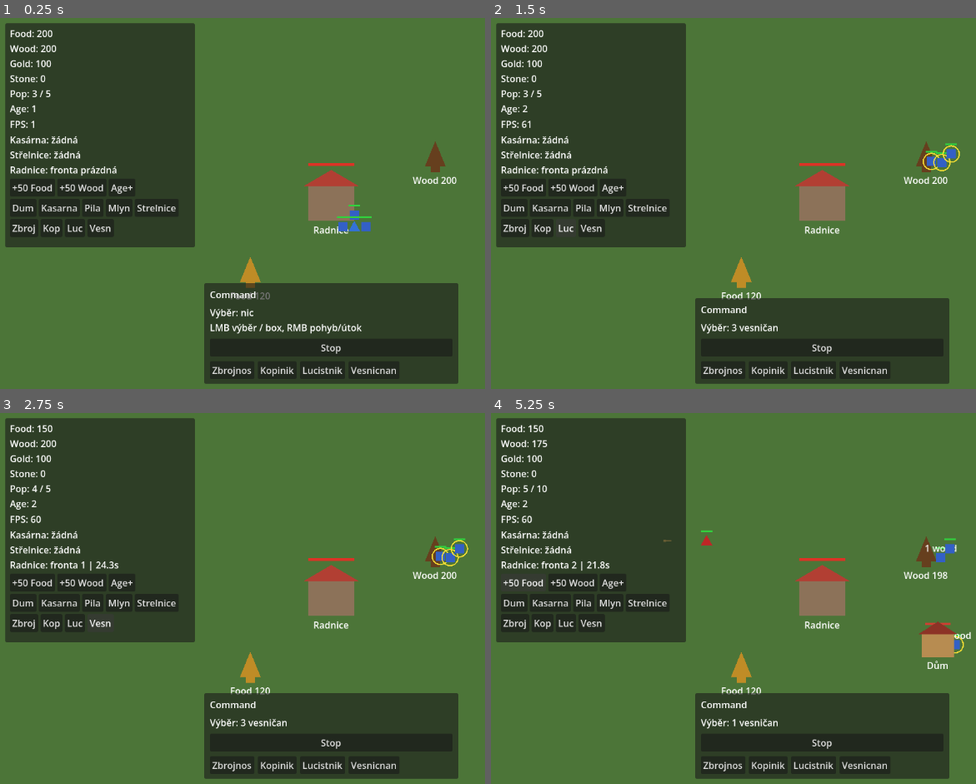
Above: before the commit, frames 1-4 (two rows, left to right).
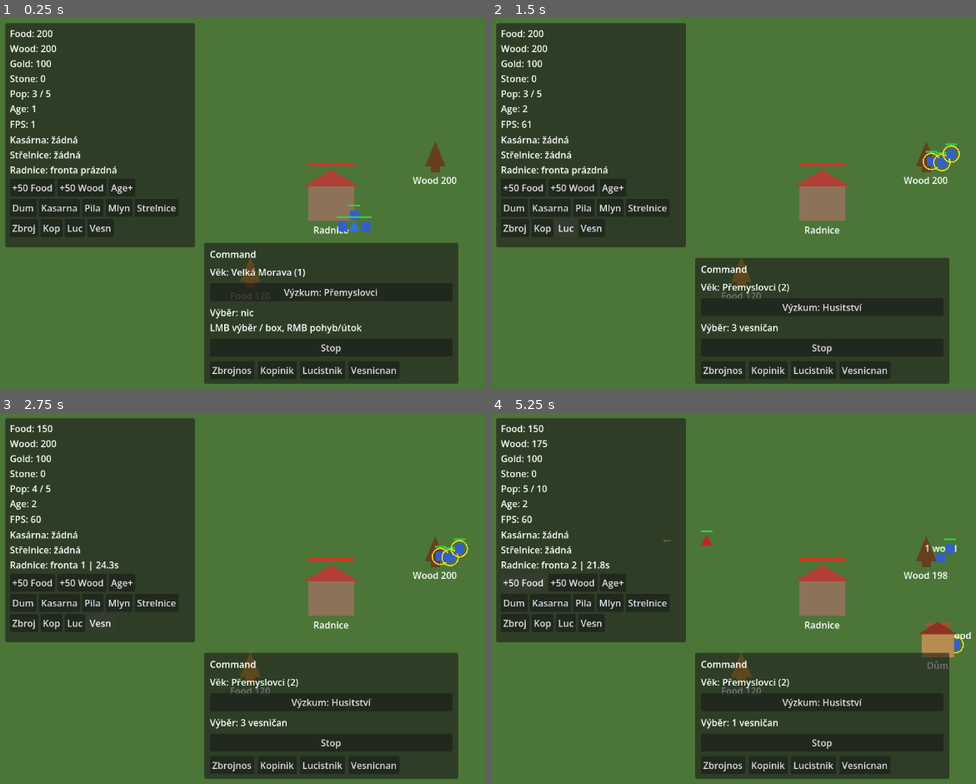
Above: after the commit, the same moments.

Repository: Kosino/ceske-srdce
Game: Godot game, scene res://scenes/map/Map.tscn
The game is run twice, just before and just after one commit, with the same random seed, the same clock (stepped at 60 frames per second) and the same inputs.
Inputs (mouse positions are in pixels of both pictures, inside the frame that each line leads up to):
- Up to frame 1 (0.25 s): no input
- Up to frame 2 (1.5 s): click "Age+" at 0.5 s; click "Luc" at 1.25 s
- Up to frame 3 (2.75 s): click "Vesn" at 2 s
- Up to frame 4 (5.25 s): click (820, 702) at 2.75 s, where only the run after the commit has a clickable "Výzkum: Husitství"; click "Lucistnik" at 3.5 s; click "Vesnicnan" at 4.25 s; click "+50 Food" at 5 s

The runs differ from the first frame. In frame 1, 6.0% of the frame differs, in the area x 42-95%, y 60-76%; in frame 2, 5.9%; in frame 3, 5.9%; in frame 4, 6.0%.

Commit message:
Fáze 2: věky — research v Radnici a AgeData unlocky
Wire age advance through Radnice research (cost/time, blocks villager
training), 2-building gate, CommandPanel age UI, and one AgeData table
for building/unit unlocks. Ages 1–2 fully wired; 3–4 data-only. NÁVRH
AoE2-like numbers documented in DESIGN.md. Headless smoke covers
research, gate, and locked placement.

Co-authored-by: Kosino <Kosino@users.noreply.github.com>

Diff:
--- a/autoload/GameManager.gd
+++ b/autoload/GameManager.gd
@@ -63,8 +63,53 @@
 	population_changed.emit()
 
 
+func get_age_name() -> String:
+	return AgeData.age_name(current_age)
+
+
+func is_building_unlocked(building_id: String) -> bool:
+	return AgeData.is_building_unlocked(building_id, current_age)
+
+
+func is_unit_unlocked(unit_id: String) -> bool:
+	return AgeData.is_unit_unlocked(unit_id, current_age)
+
+
+## Count complete player buildings introduced in `age` (excludes Radnice / DropOff).
+func count_age_buildings(age: int, tree: SceneTree = null) -> int:
+	var scene_tree := tree if tree else get_tree()
+	if scene_tree == null:
+		return 0
+	var count := 0
+	for n in scene_tree.get_nodes_in_group("player_buildings"):
+		if n is DropOff:
+			continue
+		if not (n is Building):
+			continue
+		var b := n as Building
+		if not b.is_complete:
+			continue
+		if b.building_id == "":
+			continue
+		if AgeData.building_unlock_age(b.building_id) == age:
+			count += 1
+	return count
+
+
+func can_research_next_age(tree: SceneTree = null) -> bool:
+	if current_age >= AgeData.MAX_AGE:
+		return false
+	var def := AgeData.research_def_for_next(current_age)
+	if def.is_empty():
+		return false
+	if not can_afford(def.get("cost", {})):
+		return false
+	return count_age_buildings(current_age, tree) >= AgeData.BUILDINGS_REQUIRED_TO_ADVANCE
+
+
 func advance_age() -> void:
-	if current_age >= 4:
+	if current_age >= AgeData.MAX_AGE:
 		return
 	current_age += 1
 	age_changed.emit()
+	print("[AGE] advanced to %d (%s)" % [current_age, get_age_name()])
--- a/scenes/map/Map.tscn
+++ b/scenes/map/Map.tscn
@@ -54,7 +54,7 @@
 anchor_right = 0.5
 anchor_bottom = 1.0
 offset_left = -220.0
-offset_top = -160.0
+offset_top = -200.0
 offset_right = 220.0
 offset_bottom = -12.0
 grow_horizontal = 2
@@ -75,6 +75,16 @@
 [node name="CommandTitle" type="Label" parent="UI/CommandPanel/CommandMargin/CommandVBox"]
 layout_mode = 2
 text = "Command"
+
+[node name="AgeLabel" type="Label" parent="UI/CommandPanel/CommandMargin/CommandVBox"]
+unique_name_in_owner = true
+layout_mode = 2
+text = "Vek: Velka Morava (1)"
+
+[node name="ResearchAgeButton" type="Button" parent="UI/CommandPanel/CommandMargin/CommandVBox"]
+unique_name_in_owner = true
+layout_mode = 2
+text = "Vyzkum veku"
 
 [node name="CommandSummary" type="Label" parent="UI/CommandPanel/CommandMargin/CommandVBox"]
 unique_name_in_owner = true
@@ -105,6 +115,7 @@
 layout_mode = 2
 text = "Vesnicnan"
 
+[connection signal="pressed" from="UI/CommandPanel/CommandMargin/CommandVBox/ResearchAgeButton" to="UI/CommandPanel" method="_on_research_age_pressed"]
 [connection signal="pressed" from="UI/CommandPanel/CommandMargin/CommandVBox/StopButton" to="UI/CommandPanel" method="_on_stop_pressed"]
 [connection signal="pressed" from="UI/CommandPanel/CommandMargin/CommandVBox/TrainRow/TrainSoldier" to="UI/CommandPanel" method="_on_train_soldier_pressed"]
 [connection signal="pressed" from="UI/CommandPanel/CommandMargin/CommandVBox/TrainRow/TrainSpearman" to="UI/CommandPanel" method="_on_train_spearman_pressed"]
--- a/scripts/buildings/ArcheryRange.gd
+++ b/scripts/buildings/ArcheryRange.gd
@@ -49,6 +49,11 @@
 	if unit_id not in UNIT_DEFS:
 		NotificationManager.show_message("Střelnice trénuje jen lučištníky.")
 		return false
+	if not GameManager.is_unit_unlocked(unit_id):
+		NotificationManager.show_message(
+			"Zamčeno do věku %s." % AgeData.age_name(AgeData.unit_unlock_age(unit_id))
+		)
+		return false
 	if queue.size() >= MAX_QUEUE:
 		NotificationManager.show_message("Fronta střelnice je plná.")
 		return false
--- a/scripts/buildings/Barracks.gd
+++ b/scripts/buildings/Barracks.gd
@@ -62,6 +62,11 @@
 		return false
 	if unit_id not in UNIT_DEFS:
 		return false
+	if not GameManager.is_unit_unlocked(unit_id):
+		NotificationManager.show_message(
+			"Zamčeno do věku %s." % AgeData.age_name(AgeData.unit_unlock_age(unit_id))
+		)
+		return false
 	if queue.size() >= MAX_QUEUE:
 		NotificationManager.show_message("Fronta kasáren je plná.")
 		return false
--- a/scripts/buildings/BuildingPlacer.gd
+++ b/scripts/buildings/BuildingPlacer.gd
@@ -54,6 +54,11 @@
 func begin_place(building_type: String) -> void:
 	if building_type not in COSTS:
 		return
+	if not GameManager.is_building_unlocked(building_type):
+		NotificationManager.show_message(
+			"Zamčeno do věku %s." % AgeData.age_name(AgeData.building_unlock_age(building_type))
+		)
+		return
 	placing_type = building_type
 	_configure_ghost(FOOTPRINTS[building_type])
 	_ghost.visible = true
@@ -67,6 +72,11 @@
 
 func place_at(building_type: String, world_pos: Vector2) -> Building:
 	if building_type not in COSTS:
+		return null
+	if not GameManager.is_building_unlocked(building_type):
+		NotificationManager.show_message(
+			"Zamčeno do věku %s." % AgeData.age_name(AgeData.building_unlock_age(building_type))
+		)
 		return null
 	if not _can_place(building_type, world_pos):
 		return null
--- /dev/null
+++ b/scripts/data/AgeData.gd
@@ -0,0 +1,81 @@
+extends Object
+class_name AgeData
+## Single unlock / research table for ages. Ages 1–2 fully used; 3–4 data-only.
+
+const MAX_AGE := 4
+const BUILDINGS_REQUIRED_TO_ADVANCE := 2
+
+const AGE_NAMES := {
+	1: "Velká Morava",
+	2: "Přemyslovci",
+	3: "Husitství",
+	4: "Habsburkové",
+}
+
+## Research to reach the keyed age (from previous). Costs/times = NÁVRH (AoE2-like).
+const AGE_RESEARCH := {
+	2: {"cost": {"food": 500}, "time": 130.0},
+	3: {"cost": {"food": 800, "gold": 200}, "time": 160.0},
+	4: {"cost": {"food": 1000, "gold": 800}, "time": 190.0},
+}
+
+## Min age required to place / train. Ages 3–4 reserved for future content.
+const BUILDING_UNLOCK_AGE := {
+	"house": 1,
+	"lumber_camp": 1,
+	"mill": 1,
+	"barracks": 1,
+	"archery_range": 2,
+	# Age 3+ placeholders (data-only; no scenes yet):
+	"stable": 3,
+	"blacksmith": 3,
+	"monastery": 3,
+	"castle": 4,
+	"university": 4,
+}
+
+const UNIT_UNLOCK_AGE := {
+	"villager": 1,
+	"soldier": 1,
+	"spearman": 2,
+	"archer": 2,
+	# Age 3+ placeholders (data-only):
+	"knight": 3,
+	"monk": 3,
+	"siege": 4,
+}
+
+
+static func age_name(age: int) -> String:
+	return str(AGE_NAMES.get(age, "Věk %d" % age))
+
+
+static func next_age(current: int) -> int:
+	return mini(current + 1, MAX_AGE)
+
+
+static func research_def_for_next(current: int) -> Dictionary:
+	var target := next_age(current)
+	if target <= current:
+		return {}
+	return AGE_RESEARCH.get(target, {})
+
+
+static func building_unlock_age(building_id: String) -> int:
+	return int(BUILDING_UNLOCK_AGE.get(building_id, 1))
+
+
+static func unit_unlock_age(unit_id: String) -> int:
+	return int(UNIT_UNLOCK_AGE.get(unit_id, 1))
+
+
+static func is_building_unlocked(building_id: String, age: int) -> bool:
+	if building_id not in BUILDING_UNLOCK_AGE:
+		return false
+	return age >= building_unlock_age(building_id)
+
+
+static func is_unit_unlocked(unit_id: String, age: int) -> bool:
+	if unit_id not in UNIT_UNLOCK_AGE:
+		return false
+	return age >= unit_unlock_age(unit_id)
--- a/scripts/map/Map.gd
+++ b/scripts/map/Map.gd
@@ -22,6 +22,9 @@
 	await _run_construction_smoke()
 	await _run_projectile_smoke()
 	await _run_archer_barracks_block_smoke()
+	await _run_age_research_smoke()
+	await _run_age_gate_smoke()
+	await _run_age_locked_building_smoke()
 	NotificationManager.show_message("Start: Radnice + vesničané + zdroje. F3 stavění/trénink.")
 
 
@@ -257,3 +260,112 @@
 		print("[TEST] FAIL Archer cannot train at Barracks")
 
 	barracks.queue_free()
+
+
+## Age research at Radnice completes and advances age; blocks villager train while researching.
+func _run_age_research_smoke() -> void:
+	await get_tree().physics_frame
+	var hall := get_tree().get_first_node_in_group("player_town_hall") as DropOff
+	if hall == null:
+		print("[TEST] FAIL age research: no town hall")
+		return
+
+	# Ensure two age-1 buildings (construction smoke may have left a house).
+	_ensure_complete_age1_buildings(2)
+	GameManager.add_resource("food", 500)
+	var age_before := GameManager.current_age
+	if age_before != 1:
+		print("[TEST] FAIL age research expected age 1, got %d" % age_before)
+		return
+
+	var started := hall.start_age_research(0.4)
+	var blocked_train := not hall.enqueue_villager()
+	print("[TEST] age_research started=%s blocked_train=%s researching=%s" % [
+		started, blocked_train, hall.researching_age
+	])
+	if not started or not blocked_train or not hall.researching_age:
+		print("[TEST] FAIL age research start")
+		return
+
+	var advanced := false
+	for _i in range(30):
+		await get_tree().create_timer(0.1).timeout
+		if GameManager.current_age > age_before and not hall.researching_age:
+			advanced = true
+			break
+
+	print("[TEST] age_research age %d -> %d advanced=%s" % [age_before, GameManager.current_age, advanced])
+	if advanced and GameManager.current_age == 2:
+		print("[TEST] PASS age research completes and changes age")
+	else:
+		print("[TEST] FAIL age research completes and changes age")
+
+
+## Cannot start age research without 2 buildings from current age.
+func _run_age_gate_smoke() -> void:
+	await get_tree().physics_frame
+	var hall := get_tree().get_first_node_in_group("player_town_hall") as DropOff
+	if hall == null:
+		print("[TEST] FAIL age gate: no town hall")
+		return
+
+	# Reset to age 1 with zero age-1 buildings (remove player buildings except hall).
+	GameManager.current_age = 1
+	for n in get_tree().get_nodes_in_group("player_buildings"):
+		if n is DropOff:
+			continue
+		if is_instance_valid(n):
+			n.queue_free()
+	await get_tree().physics_frame
+	await get_tree().physics_frame
+
+	GameManager.add_resource("food", 500)
+	var count := GameManager.count_age_buildings(1)
+	var refused := not hall.start_age_research(0.2)
+	print("[TEST] age_gate buildings=%d refused=%s" % [count, refused])
+	if refused and count < AgeData.BUILDINGS_REQUIRED_TO_ADVANCE and not hall.researching_age:
+		print("[TEST] PASS cannot start research without 2 buildings")
+	else:
+		print("[TEST] FAIL cannot start research without 2 buildings")
+
+
+## Locked building (archery_range in age 1) cannot be placed.
+func _run_age_locked_building_smoke() -> void:
+	await get_tree().physics_frame
+	GameManager.current_age = 1
+	GameManager.add_resource("wood", 200)
+	var before_wood := GameManager.wood
+	var placed := building_placer.place_at("archery_range", Vector2(400, 400))
+	var unlocked_ok := GameManager.is_building_unlocked("archery_range") == false
+	print("[TEST] locked_building placed=%s unlocked=%s wood %d -> %d" % [
+		placed != null, not unlocked_ok, before_wood, GameManager.wood
+	])
+	if placed == null and unlocked_ok and GameManager.wood == before_wood:
+		print("[TEST] PASS locked building cannot be placed")
+	else:
+		print("[TEST] FAIL locked building cannot be placed")
+		if placed != null and is_instance_valid(placed):
+			placed.queue_free()
+
+
+func _ensure_complete_age1_buildings(need: int) -> void:
+	var have := GameManager.count_age_buildings(1)
+	if have >= need:
+		return
+	var scenes := [
+		preload("res://scenes/buildings/House.tscn"),
+		preload("res://scenes/buildings/LumberCamp.tscn"),
+		preload("res://scenes/buildings/Mill.tscn"),
+		preload("res://scenes/buildings/Barracks.tscn"),
+	]
+	var idx := 0
+	while GameManager.count_age_buildings(1) < need and idx < scenes.size():
+		var b: Building = scenes[idx].instantiate() as Building
+		b.position = Vector2(200.0 + float(idx) * 100.0, 200.0)
+		b.is_complete = true
+		units.add_child(b)
+		idx += 1
+	# House grants pop on finish path; force complete buildings already ready.
+	for n in get_tree().get_nodes_in_group("player_buildings"):
+		if n is Building and (n as Building).is_complete == false:
+			(n as Building).is_complete = true
--- a/scripts/ui/CommandPanel.gd
+++ b/scripts/ui/CommandPanel.gd
@@ -2,11 +2,19 @@
 class_name CommandPanel
 
 @onready var summary_label: Label = %CommandSummary
+@onready var age_label: Label = %AgeLabel
+@onready var research_button: Button = %ResearchAgeButton
 
 
 func _ready() -> void:
 	SelectionManager.selection_changed.connect(_on_selection_changed)
+	GameManager.age_changed.connect(_refresh_age_ui)
 	_on_selection_changed(SelectionManager.selected_units)
+	_refresh_age_ui()
+
+
+func _process(_delta: float) -> void:
+	_refresh_research_button()
 
 
 func _on_selection_changed(units: Array) -> void:
@@ -39,9 +47,41 @@
 	summary_label.text = "Výběr: %s" % ", ".join(parts)
 
 
+func _refresh_age_ui() -> void:
+	if age_label:
+		age_label.text = "Věk: %s (%d)" % [GameManager.get_age_name(), GameManager.current_age]
+	_refresh_research_button()
+
+
+func _refresh_research_button() -> void:
+	if research_button == null:
+		return
+	if GameManager.current_age >= AgeData.MAX_AGE:
+		research_button.text = "Max věk"
+		research_button.disabled = true
+		return
+	var hall := get_tree().get_first_node_in_group("player_town_hall") as DropOff
+	if hall != null and hall.researching_age:
+		research_button.text = "Výzkum %.0fs" % maxf(hall.research_remaining, 0.0)
+		research_button.disabled = true
+		return
+	var target := AgeData.next_age(GameManager.current_age)
+	research_button.text = "Výzkum: %s" % AgeData.age_name(target)
+	research_button.disabled = false
+
+
 func _on_stop_pressed() -> void:
 	SelectionManager.issue_stop()
 	NotificationManager.show_message("Stop")
+
+
+func _on_research_age_pressed() -> void:
+	var hall := get_tree().get_first_node_in_group("player_town_hall") as DropOff
+	if hall == null:
+		NotificationManager.show_message("Nemáš radnici.")
+		return
+	hall.start_age_research()
+	_refresh_research_button()
 
 
 func _on_train_soldier_pressed() -> void:
--- a/scripts/ui/DebugPanel.gd
+++ b/scripts/ui/DebugPanel.gd
@@ -67,7 +67,8 @@
 
 
 func _on_advance_age_pressed() -> void:
-	if GameManager.current_age >= 4:
+	## Debug cheat: instant age advance (skips Radnice research).
+	if GameManager.current_age >= AgeData.MAX_AGE:
 		NotificationManager.show_message("Už jsi v posledním věku.")
 		return
 	GameManager.advance_age()
--- a/scripts/world/DropOff.gd
+++ b/scripts/world/DropOff.gd
@@ -3,6 +3,7 @@
 
 signal destroyed(hall: DropOff)
 signal queue_changed
+signal research_changed
 
 const VILLAGER_SCENE := preload("res://scenes/units/Villager.tscn")
 ## DESIGN: Vesničan 50 J, 25 s.
@@ -22,6 +23,10 @@
 var queue: Array[String] = []
 var train_remaining: float = 0.0
 var spawn_parent: Node2D
+## Age research occupies Radnice; blocks villager training while active.
+var researching_age: bool = false
+var research_remaining: float = 0.0
+var research_target_age: int = 0
 
 
 func _ready() -> void:
@@ -49,7 +54,14 @@
 
 
 func _process(delta: float) -> void:
-	if team != 0 or queue.is_empty():
+	if team != 0:
+		return
+	if researching_age:
+		research_remaining -= delta
+		if research_remaining <= 0.0:
+			_complete_age_research()
+		return
+	if queue.is_empty():
 		return
 	train_remaining -= delta
 	if train_remaining <= 0.0:
@@ -58,6 +70,12 @@
 
 func enqueue_villager() -> bool:
 	if team != 0:
+		return false
+	if researching_age:
+		NotificationManager.show_message("Radnice zkoumá věk — nelze trénovat.")
+		return false
+	if not GameManager.is_unit_unlocked("villager"):
+		NotificationManager.show_message("Vesničan je zamčený věkem.")
 		return false
 	if queue.size() >= MAX_QUEUE:
 		NotificationManager.show_message("Fronta radnice je plná.")
@@ -77,10 +95,63 @@
 	return true
 
 
+func start_age_research(time_override: float = -1.0) -> bool:
+	if team != 0:
+		return false
+	if researching_age:
+		NotificationManager.show_message("Výzkum věku už běží.")
+		return false
+	if GameManager.current_age >= AgeData.MAX_AGE:
+		NotificationManager.show_message("Už jsi v posledním věku.")
+		return false
+	if not queue.is_empty():
+		NotificationManager.show_message("Nejdřív vyprázdni frontu radnice.")
+		return false
+	var have := GameManager.count_age_buildings(GameManager.current_age)
+	if have < AgeData.BUILDINGS_REQUIRED_TO_ADVANCE:
+		NotificationManager.show_message(
+			"Potřebuješ %d budovy z věku %s (máš %d)." % [
+				AgeData.BUILDINGS_REQUIRED_TO_ADVANCE,
+				GameManager.get_age_name(),
+				have,
+			]
+		)
+		return false
+	var def := AgeData.research_def_for_next(GameManager.current_age)
+	if def.is_empty():
+		return false
+	var cost: Dictionary = def.get("cost", {})
+	if not GameManager.spend(cost):
+		NotificationManager.show_message("Nedostatek surovin na výzkum věku.")
+		return false
+	researching_age = true
+	research_target_age = AgeData.next_age(GameManager.current_age)
+	research_remaining = time_override if time_override > 0.0 else float(def.get("time", 130.0))
+	research_changed.emit()
+	queue_changed.emit()
+	print("[AGE] research started -> %d (%.1fs)" % [research_target_age, research_remaining])
+	NotificationManager.show_message("Výzkum: %s" % AgeData.age_name(research_target_age))
+	return true
+
+
 func get_queue_summary() -> String:
+	if researching_age:
+		return "věk %.1fs" % maxf(research_remaining, 0.0)
 	if queue.is_empty():
 		return "fronta prázdná"
 	return "fronta %d | %.1fs" % [queue.size(), maxf(train_remaining, 0.0)]
+
+
+func _complete_age_research() -> void:
+	researching_age = false
+	research_remaining = 0.0
+	var target := research_target_age
+	research_target_age = 0
+	research_changed.emit()
+	queue_changed.emit()
+	if GameManager.current_age < target:
+		GameManager.advance_age()
+	NotificationManager.show_message("Nový věk: %s" % GameManager.get_age_name())
 
 
 func _complete_training() -> void:
Not shown, added: scripts/data/AgeData.gd.uid
Not shown, changed: docs/DESIGN.md
